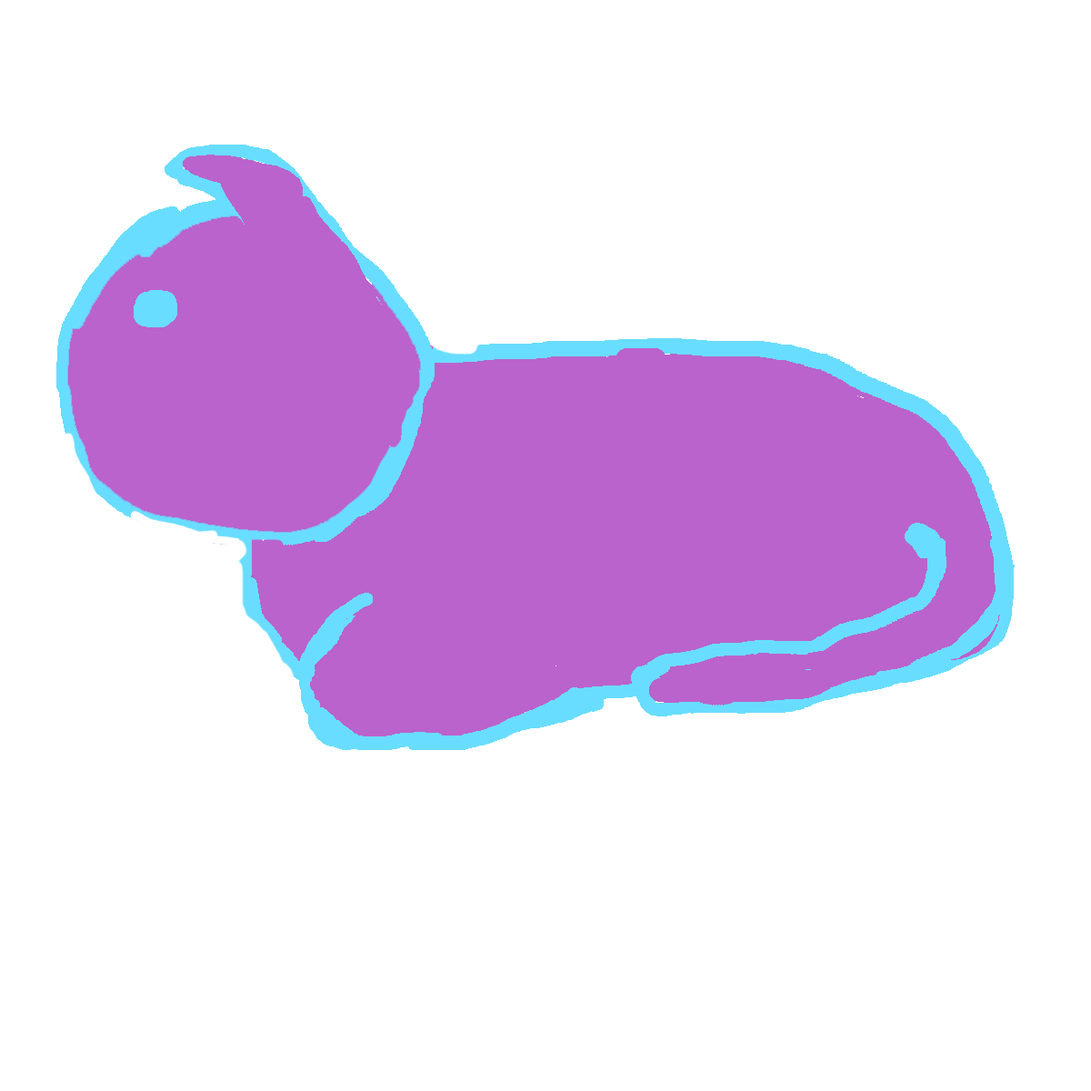
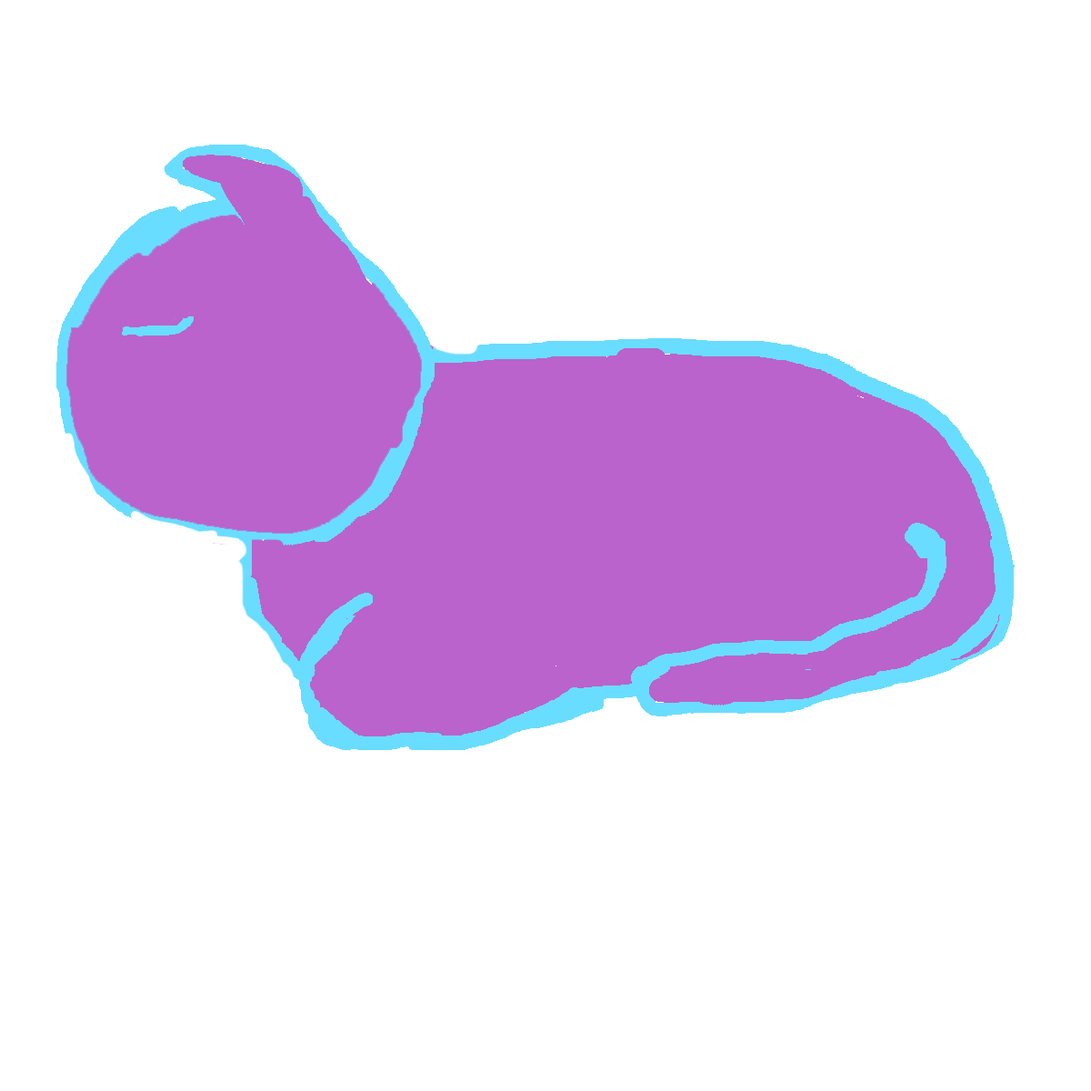
Layered file, before and after one edit (1091 × 1091). Changes by layer:
painted on "Cat Head" over <box>66,214,423,534</box>
